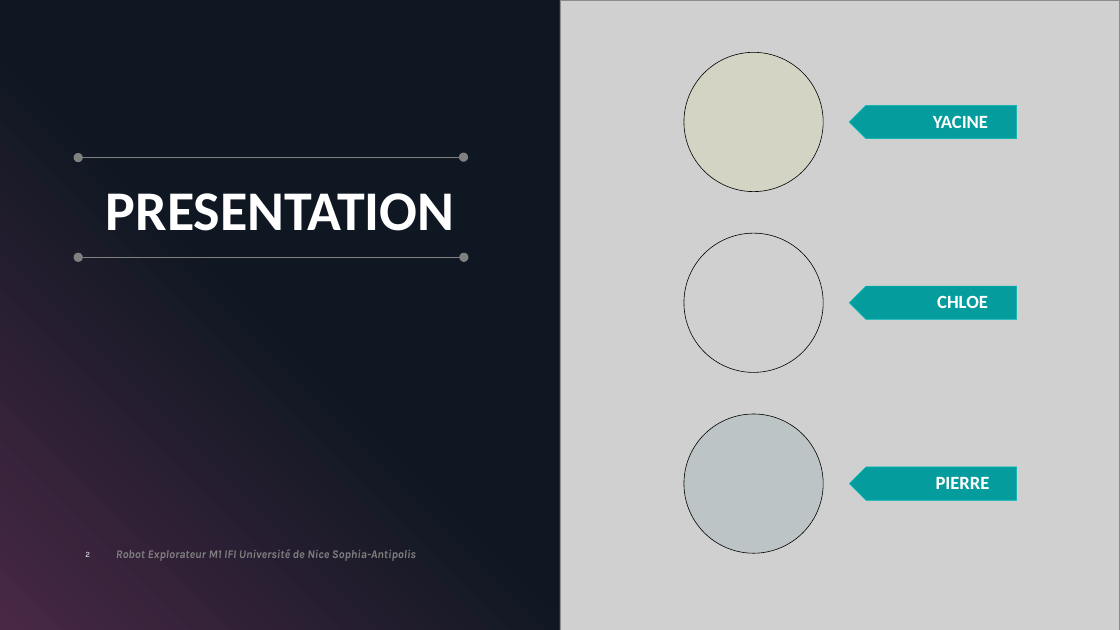
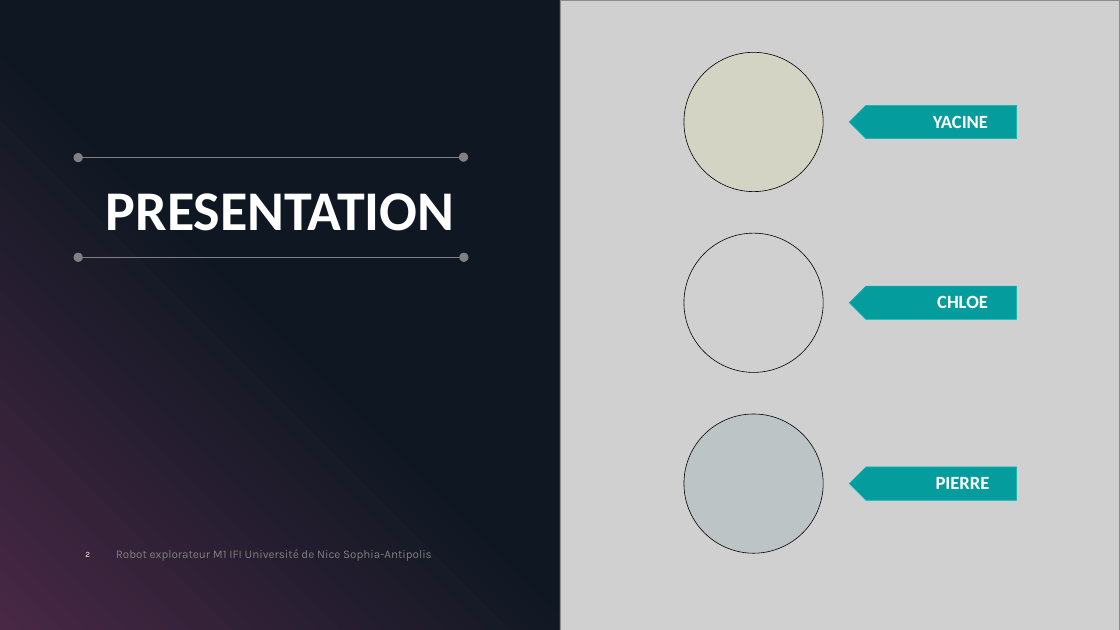
Before and after one commit to ChloeMaccarinelli/TER_M1_S2, a slide deck: slide 2 of doc/Diapo_LOTFI_MACCARINELLI_MARION.pptx. Drawn at 1120x630 pixels with LibreOffice and Linux fonts; fonts in the diff are those of the drawing; grey boxes stand for pictures. Boxes give left, top, right and bottom in pixels: in the first picture for what was removed or moved away, otherwise in the second. Text is boxed around its words. In the diff, an @@ line names an element or a change of style, - is before the commit and + after.

```diff
--- a/doc/Diapo_LOTFI_MACCARINELLI_MARION.pptx
+++ b/doc/Diapo_LOTFI_MACCARINELLI_MARION.pptx
@@ text at [116, 549, 432, 561]: text changed; bold off; italic off @@
-Robot Explorateur M1 IFI Université de Nice Sophia-Antipolis
+Robot explorateur M1 IFI Université de Nice Sophia-Antipolis
```
Also in this commit, not shown: 25 other slides changed, 1 other file.
